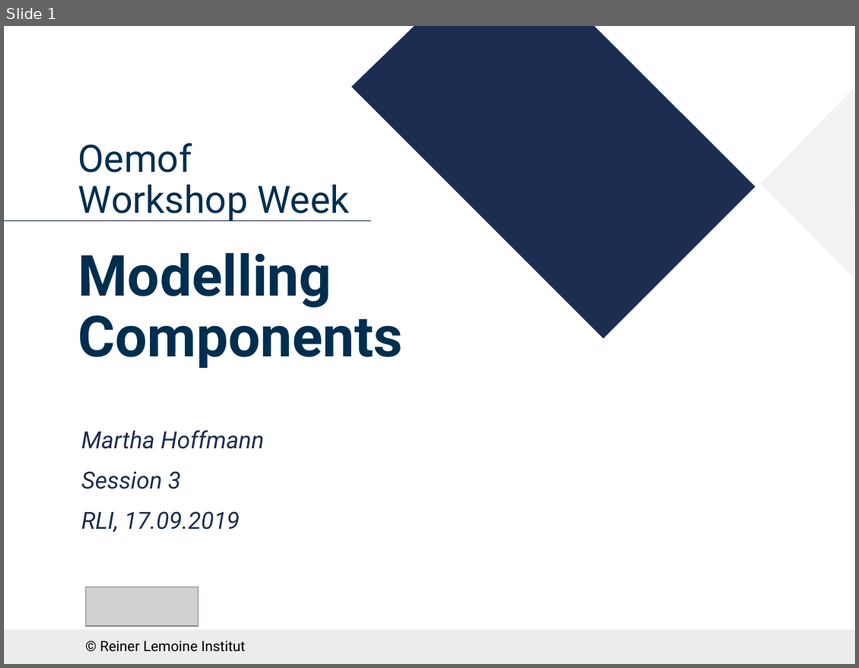
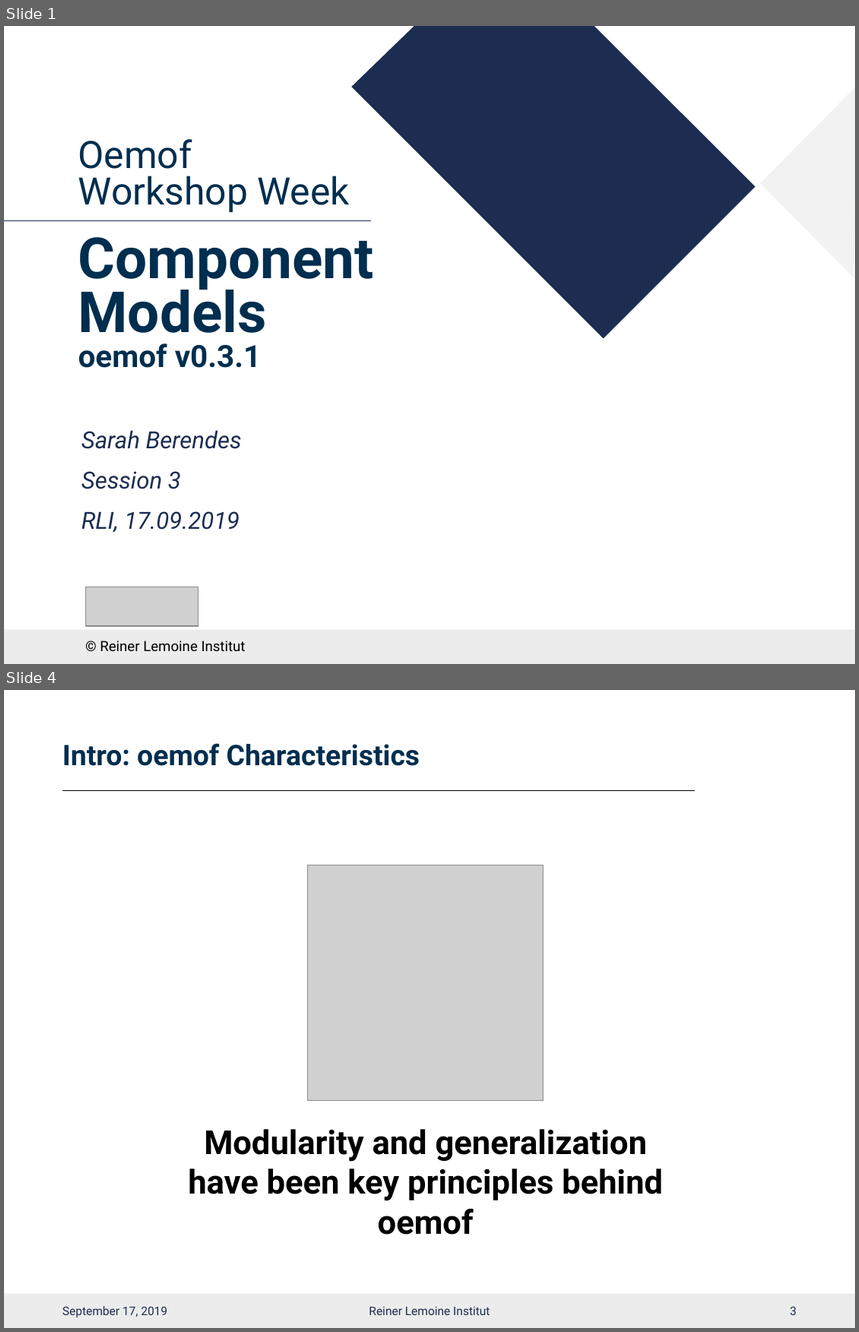
Before and after one commit to smartie2076/oemof_workshop, a slide deck: Oemof_Workshop_05_Components.pptx. Shown one above the other, each under a label of ours: slide 1 before the commit, slides 1 and 4 after it; the slides between them are not shown. The pictures are 859x668 and 859x1332 pixels, drawn with LibreOffice and Linux fonts; fonts in the diff are those of the drawing; grey boxes stand for pictures; background and template pictures are left out. Boxes give left, top, right and bottom in pixels: in the first picture for what was removed or moved away, otherwise in the second. Text is boxed around its words. In the diff, an @@ line names an element or a change of style, - is before the commit and + after.

Commit message:
model_components workshop material is uploaded

```diff
--- a/Oemof_Workshop_05_Components.pptx
+++ b/Oemof_Workshop_05_Components.pptx
@@ slide 4 added at [4,690,855,1328], background #FFFFFF; not listed: 1 template element that a slide beside it also shows @@
@@ title added at [63,743,420,766], 24 pt, text #002E4F, bold @@
+Intro: oemof Characteristics
@@ line added from (63, 790) to (694, 790), #000000 0.5 pt @@
@@ picture added at [308,865,544,1100] @@
@@ text added at [188,1129,663,1235], 28 pt, text #000000, bold @@
+Modularity and generalization have been key principles behind oemof
@@ text added at [63,1306,167,1318], 10 pt, text #1C2D51 @@
+September 17, 2019
@@ text added at [369,1307,490,1315], 10 pt, text #1C2D51 @@
+Reiner Lemoine Institut
@@ page number added at [790,1307,797,1315], 10 pt, text #1C2D51 @@
+3
@@ slide 1 changed as well @@
@@ text at [78,139,374,368]: text changed; size 48 to 32 pt @@
-Oemof
-Workshop Week
-Modelling Components
+Oemof
+Workshop Week
+Component Models
+oemof v0.3.1
@@ subtitle at [82,430,242,449]: text changed @@
-Martha Hoffmann
+Sarah Berendes
```
Also in this commit, not shown: 2 other slides changed, 18 other slides added, 3 slides removed, 5 other files.
